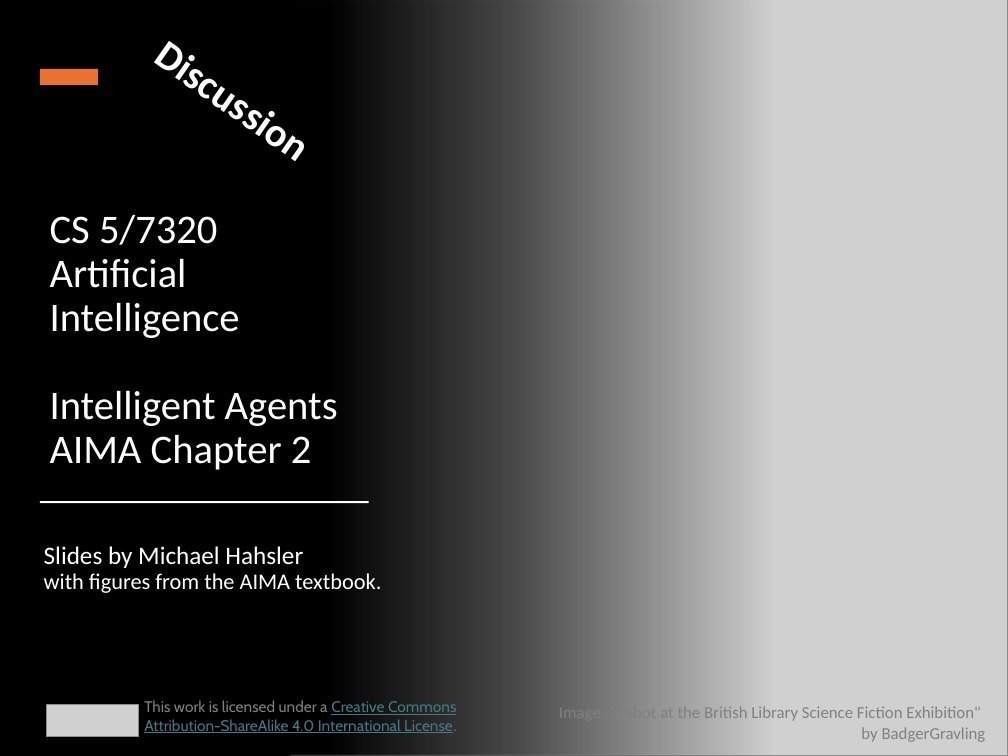
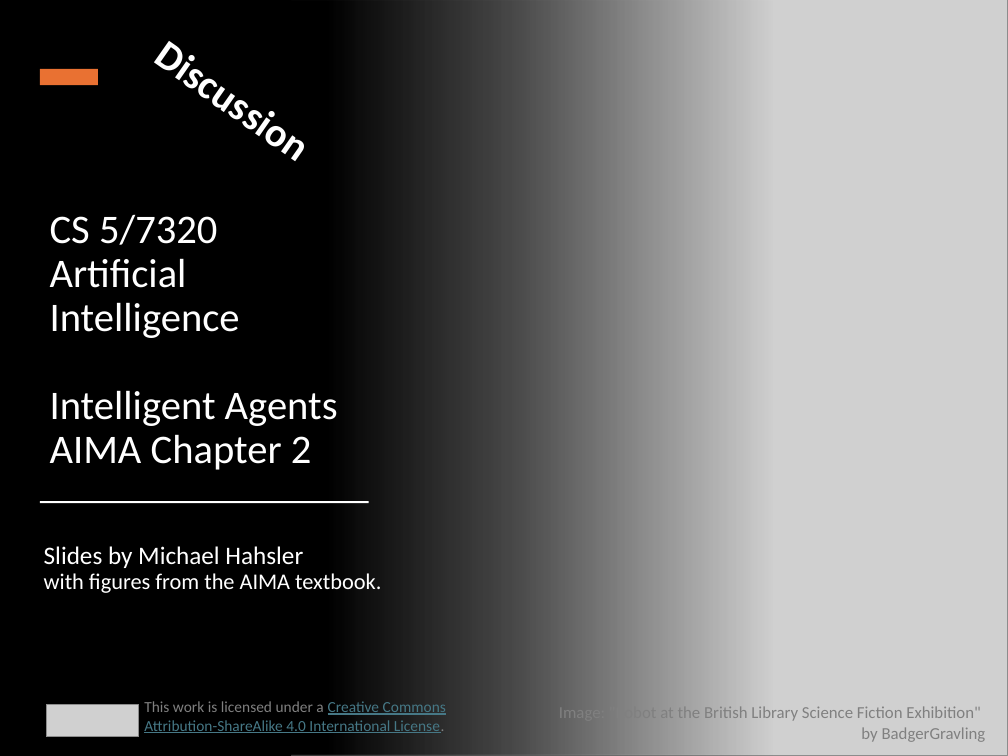
Before and after one commit to mhahsler/CS7320-AI, a slide deck: slide 1 of slides/02_agents_discussion.pptx. Drawn at 1008x756 pixels with LibreOffice and Linux fonts; fonts in the diff are those of the drawing; grey boxes stand for pictures. Boxes give left, top, right and bottom in pixels: in the first picture for what was removed or moved away, otherwise in the second. Text is boxed around its words. In the diff, an @@ line names an element or a change of style, - is before the commit and + after.

```diff
--- a/slides/02_agents_discussion.pptx
+++ b/slides/02_agents_discussion.pptx
@@ text "This work is licensed under ..." at (144,701,446,733): font Cabin to Calibri @@
```
Also in this commit, not shown: 9 slides added, 7 other files.
